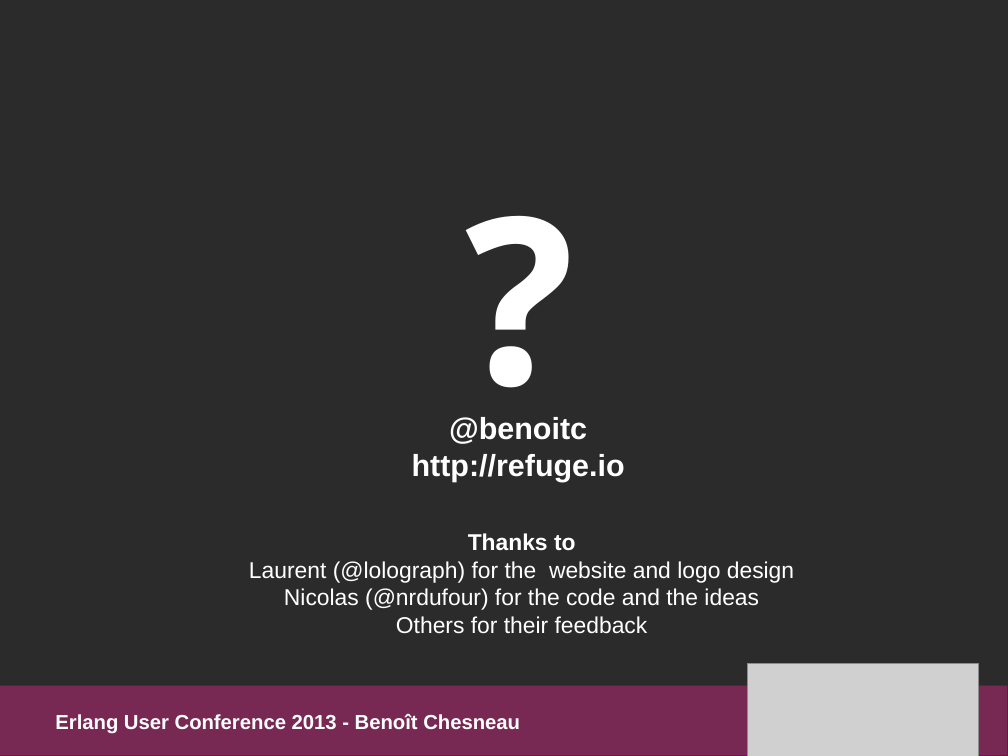
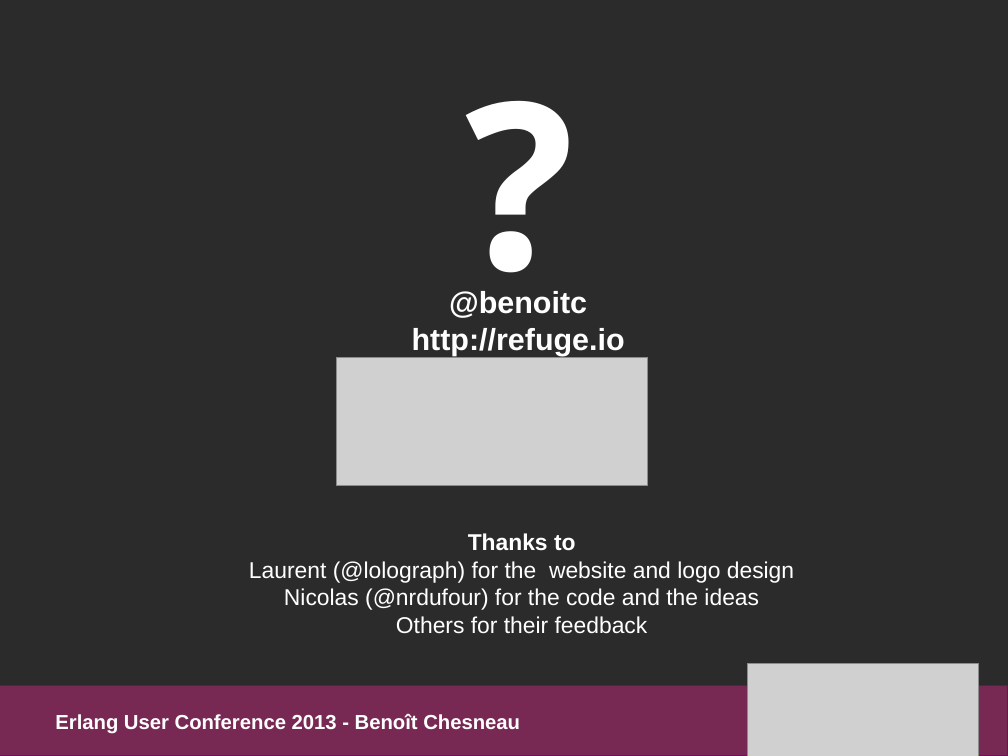
Before and after one commit to refuge/media, a slide deck: slide 36 of slides/pres_refuge_euc2013.odp (slide 35 before the commit). Drawn at 1008x756 pixels with LibreOffice and Linux fonts; fonts in the diff are those of the drawing; grey boxes stand for pictures; background and template pictures are left out; a plain dark background stands for a picture behind light text. Boxes give left, top, right and bottom in pixels: in the first picture for what was removed or moved away, otherwise in the second. Text is boxed around its words. In the diff, an @@ line names an element or a change of style, - is before the commit and + after.

```diff
--- a/slides/pres_refuge_euc2013.odp
+++ b/slides/pres_refuge_euc2013.odp
@@ text "?": place and size @@
-text "?" at box(439, 147, 607, 428)
+text "?" at box(439, 32, 607, 313)
@@ text "@benoitc": place and size @@
-text "@benoitc" at box(412, 417, 625, 482)
+text "@benoitc" at box(412, 291, 625, 356)
@@ picture added at box(336, 358, 648, 486) @@
```
Also in this commit, not shown: 1 slide added, 1 other file.
